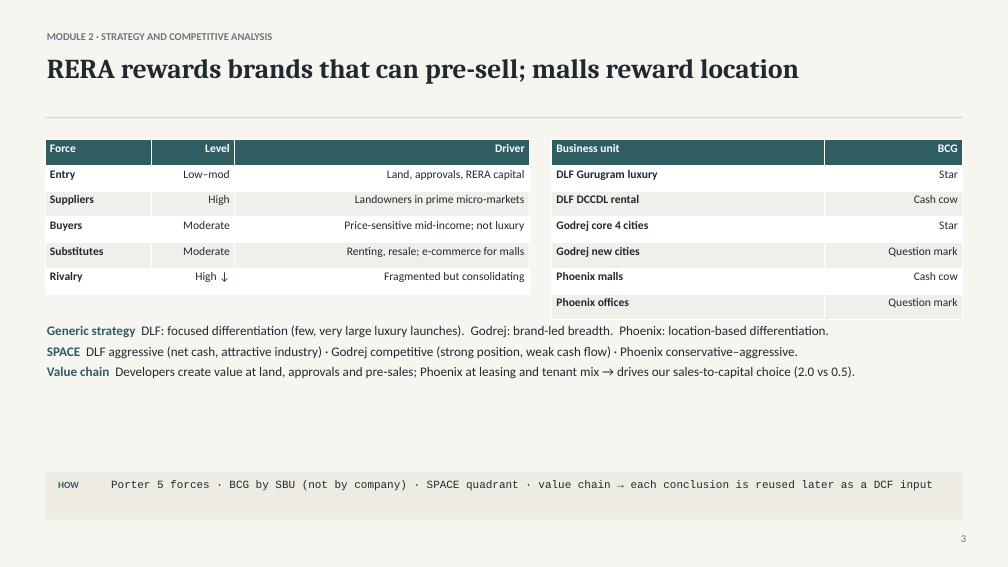
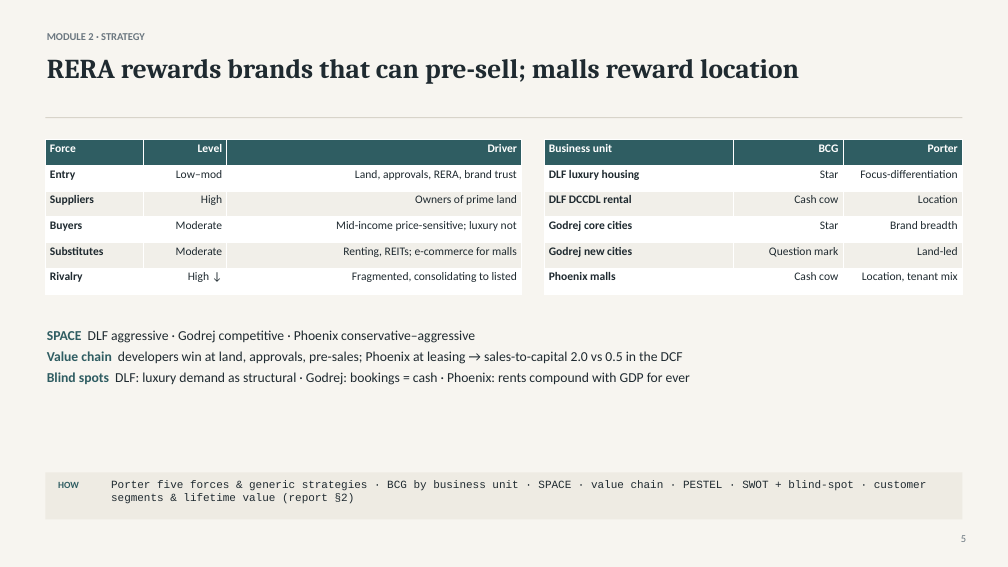
Before and after one commit to atharvaakz/BAAV, a slide deck: slide 5 of reports/ProjectBaav_Group27_Presentation.pptx (slide 3 before the commit). Drawn at 1008x567 pixels with LibreOffice and Linux fonts; fonts in the diff are those of the drawing. Boxes give left, top, right and bottom in pixels: in the first picture for what was removed or moved away, otherwise in the second. Text is boxed around its words. In the diff, an @@ line names an element or a change of style, - is before the commit and + after.

```diff
--- a/reports/ProjectBaav_Group27_Presentation.pptx
+++ b/reports/ProjectBaav_Group27_Presentation.pptx
@@ text at [47,33,145,40]: text changed @@
-MODULE 2 · STRATEGY AND COMPETITIVE ANALYSIS
+MODULE 2 · STRATEGY
@@ table at [45,140,522,294] @@
-row 2, column 3: Land, approvals, RERA capital
+row 2, column 3: Land, approvals, RERA, brand trust
-row 3, column 3: Landowners in prime micro-markets
+row 3, column 3: Owners of prime land
-row 4, column 3: Price-sensitive mid-income; not luxury
+row 4, column 3: Mid-income price-sensitive; luxury not
-row 5, column 3: Renting, resale; e-commerce for malls
+row 5, column 3: Renting, REITs; e-commerce for malls
-row 6, column 3: Fragmented but consolidating
+row 6, column 3: Fragmented, consolidating to listed
@@ table: place and size @@
-table at [45,140,529,294]
+table at [45,140,522,294]
@@ table at [544,140,963,294] @@
-Business unit | BCG
-DLF Gurugram luxury | Star
-DLF DCCDL rental | Cash cow
-Godrej core 4 cities | Star
-Godrej new cities | Question mark
-Phoenix malls | Cash cow
-Phoenix offices | Question mark
+Business unit | BCG | Porter
+DLF luxury housing | Star | Focus-differentiation
+DLF DCCDL rental | Cash cow | Location
+Godrej core cities | Star | Brand breadth
+Godrej new cities | Question mark | Land-led
+Phoenix malls | Cash cow | Location, tenant mix
@@ table: place and size @@
-table at [552,140,963,320]
+table at [544,140,963,294]
@@ text at [47,330,690,385]: text changed; size 12.5 to 13 pt @@
-Generic strategy DLF: focused differentiation (few, very large luxury launches). Godrej: brand-led breadth. Phoenix: location-based differentiation.
-SPACE DLF aggressive (net cash, attractive industry) · Godrej competitive (strong position, weak cash flow) · Phoenix conservative–aggressive.
-Value chain Developers create value at land, approvals and pre-sales; Phoenix at leasing and tenant mix → drives our sales-to-capital choice (2.0 vs 0.5).
+SPACE DLF aggressive · Godrej competitive · Phoenix conservative–aggressive
+Value chain developers win at land, approvals, pre-sales; Phoenix at leasing → sales-to-capital 2.0 vs 0.5 in the DCF
+Blind spots DLF: luxury demand as structural · Godrej: bookings = cash · Phoenix: rents compound with GDP for ever
@@ text at [111,481,927,504]: text changed @@
-Porter 5 forces · BCG by SBU (not by company) · SPACE quadrant · value chain → each conclusion is reused later as a DCF input
+Porter five forces & generic strategies · BCG by business unit · SPACE · value chain · PESTEL · SWOT + blind-spot · customer segments & lifetime value (report §2)
```
Also in this commit, not shown: 5 other slides changed, 8 slides added, 7 slides removed, 12 other files.
